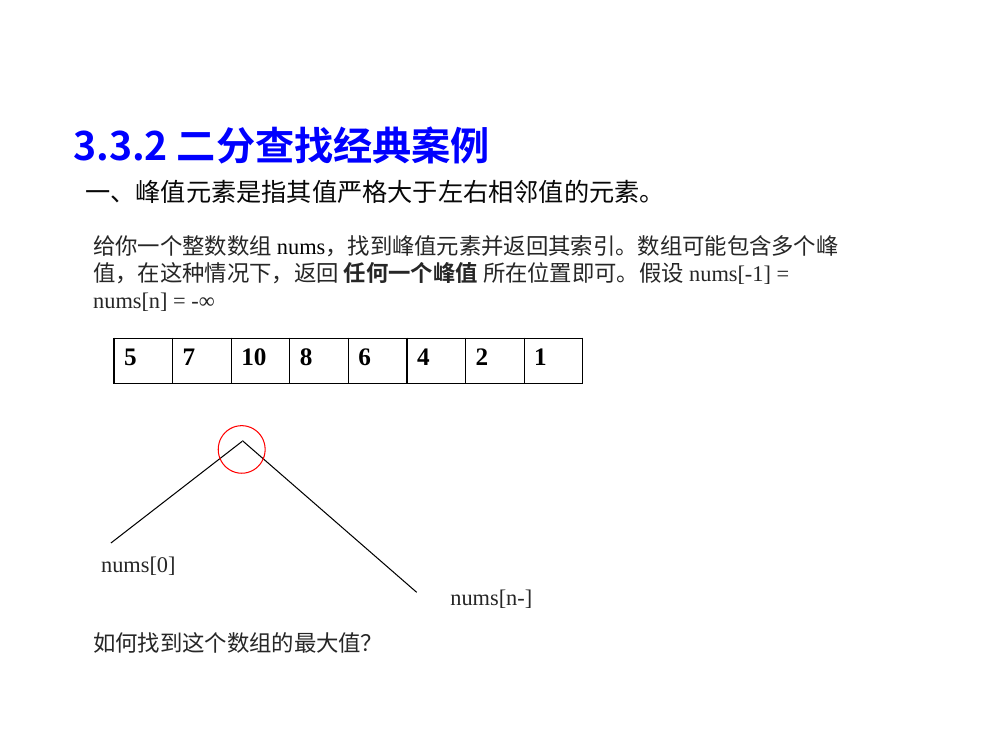
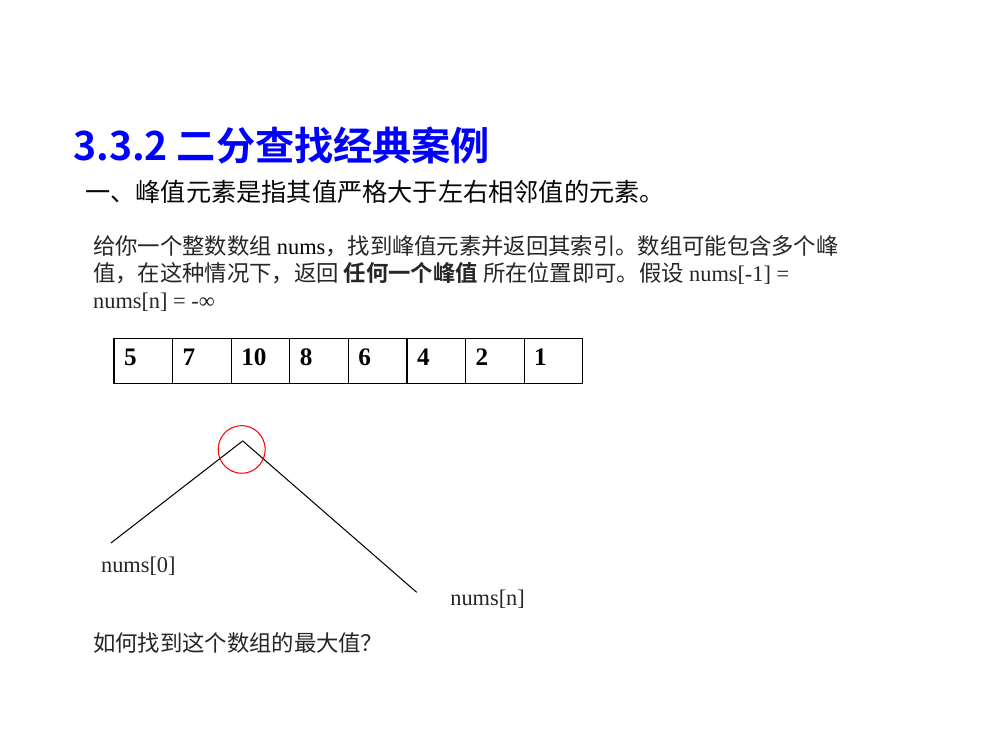
Before and after one commit to liutongling/DP, a slide deck: slide 71 of file/第3章 分治法计.pptx. Drawn at 1008x756 pixels with LibreOffice and Linux fonts; fonts in the diff are those of the drawing; background and template pictures are left out. Boxes give left, top, right and bottom in pixels: in the first picture for what was removed or moved away, otherwise in the second. Text is boxed around its words. In the diff, an @@ line names an element or a change of style, - is before the commit and + after.

```diff
--- a/file/第3章 分治法计.pptx
+++ b/file/第3章 分治法计.pptx
@@ text at [450, 589, 524, 608]: text changed @@
-nums[n-]
+nums[n]
```
Also in this commit, not shown: 1 other slide changed, 8 slides added, 2 other files.
